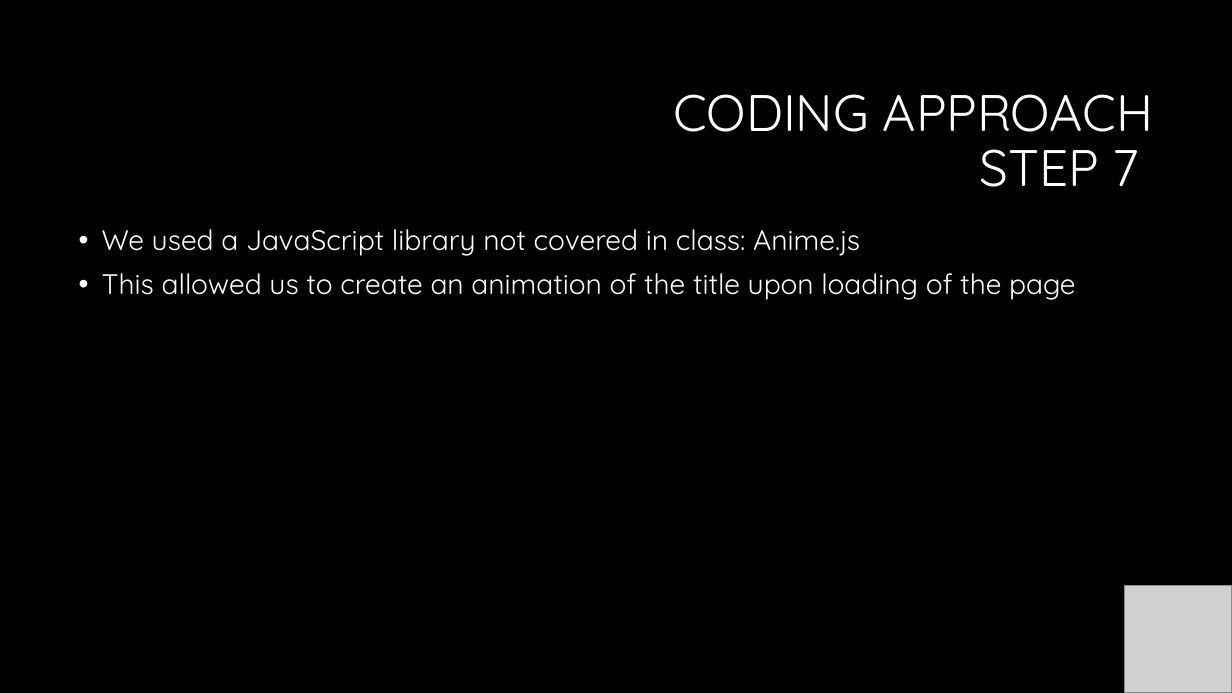
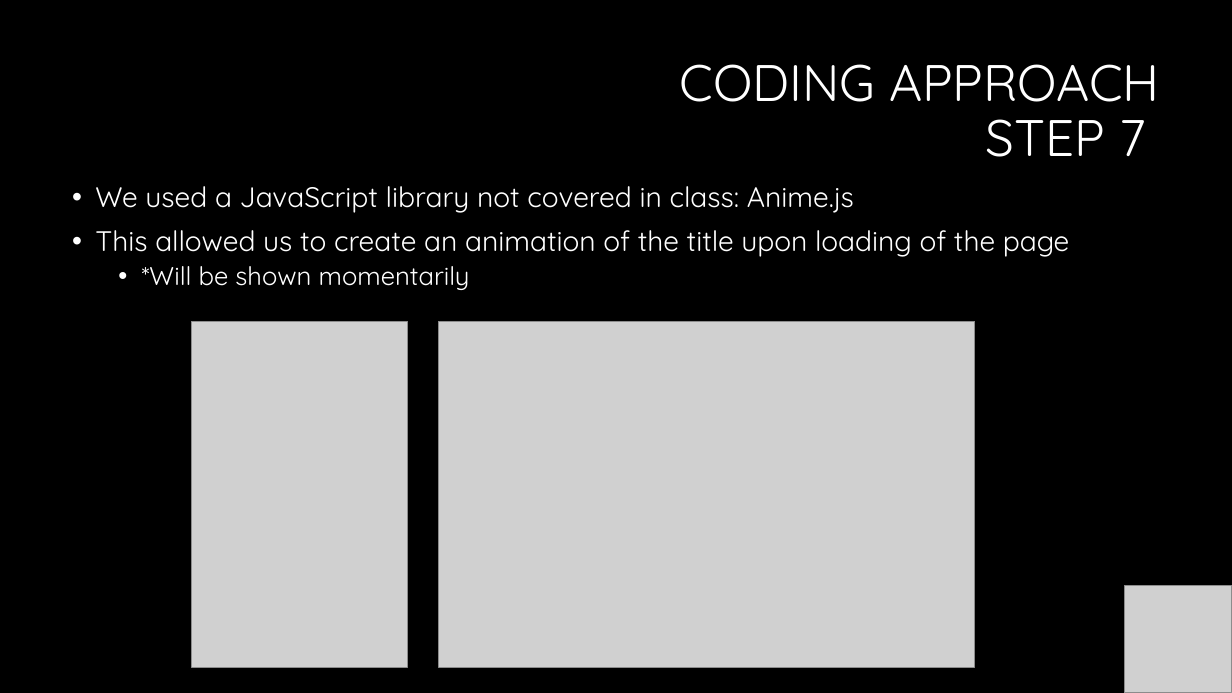
Before and after one commit to Dbuescher8/Pokemon-Project2, a slide deck: slide 10 of Presentation 2.pptx (slide 9 before the commit). Drawn at 1232x693 pixels with LibreOffice and Linux fonts; fonts in the diff are those of the drawing; grey boxes stand for pictures; background and template pictures are left out. Boxes give left, top, right and bottom in pixels: in the first picture for what was removed or moved away, otherwise in the second. Text is boxed around its words. In the diff, an @@ line names an element or a change of style, - is before the commit and + after.

```diff
--- a/Presentation 2.pptx
+++ b/Presentation 2.pptx
@@ title "CODING APPROACH STEP 7": place and size @@
-title "CODING APPROACH STEP 7" at (673, 94, 1154, 187)
+title "CODING APPROACH STEP 7" at (680, 64, 1160, 157)
@@ text "We used a JavaScript library ...": place and size @@
-text "We used a JavaScript library ..." at (102, 229, 1076, 300)
+text "We used a JavaScript library ..." at (95, 186, 1070, 290)
@@ text at (142, 266, 470, 290): paragraph added @@
+  • *Will be shown momentarily
@@ picture added at (192, 322, 408, 667) @@
@@ picture added at (439, 322, 975, 667) @@
```
Also in this commit, not shown: 8 other slides changed, 1 slide added.
